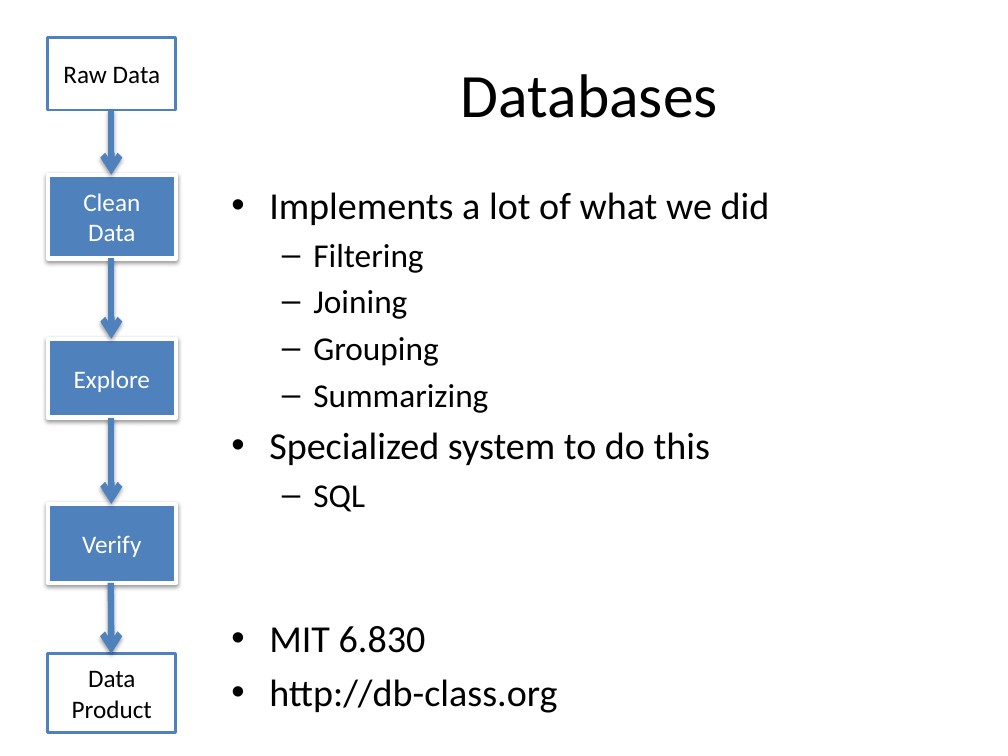
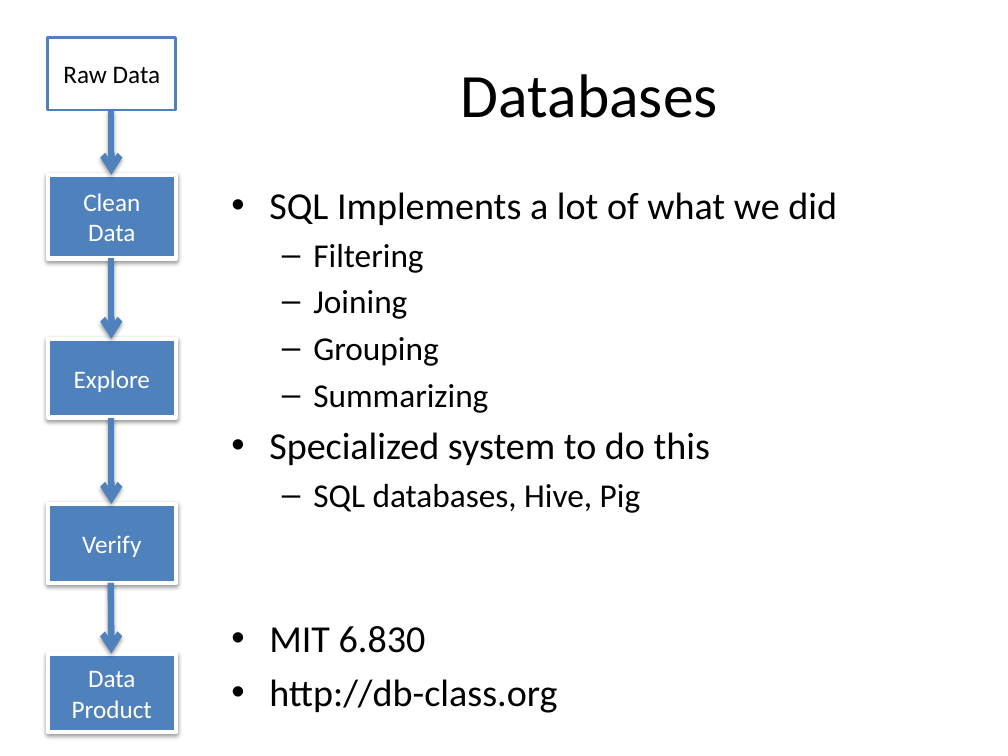
Before and after one commit to dataiap/dataiap, a slide deck: slide 28 of lectures/day6.pptx. Drawn at 1008x756 pixels with LibreOffice and Linux fonts; fonts in the diff are those of the drawing. Boxes give left, top, right and bottom in pixels: in the first picture for what was removed or moved away, otherwise in the second. Text is boxed around its words. In the diff, an @@ line names an element or a change of style, - is before the commit and + after.

```diff
--- a/lectures/day6.pptx
+++ b/lectures/day6.pptx
@@ text at (x1=269, y1=192, x2=837, y2=225): text changed @@
-• Implements a lot of what we did
+• SQL Implements a lot of what we did
@@ text at (x1=313, y1=484, x2=641, y2=513): text changed @@
-  – SQL
+  – SQL databases, Hive, Pig
@@ rectangle "Data Product" at (x1=47, y1=653, x2=175, y2=732): text colour #000000 to #FFFFFF; fill #FFFFFF to #4F81BD; outline #4F81BD 2 pt to #FFFFFF 3 pt; shadow on @@
```
Also in this commit, not shown: 12 other slides changed.
